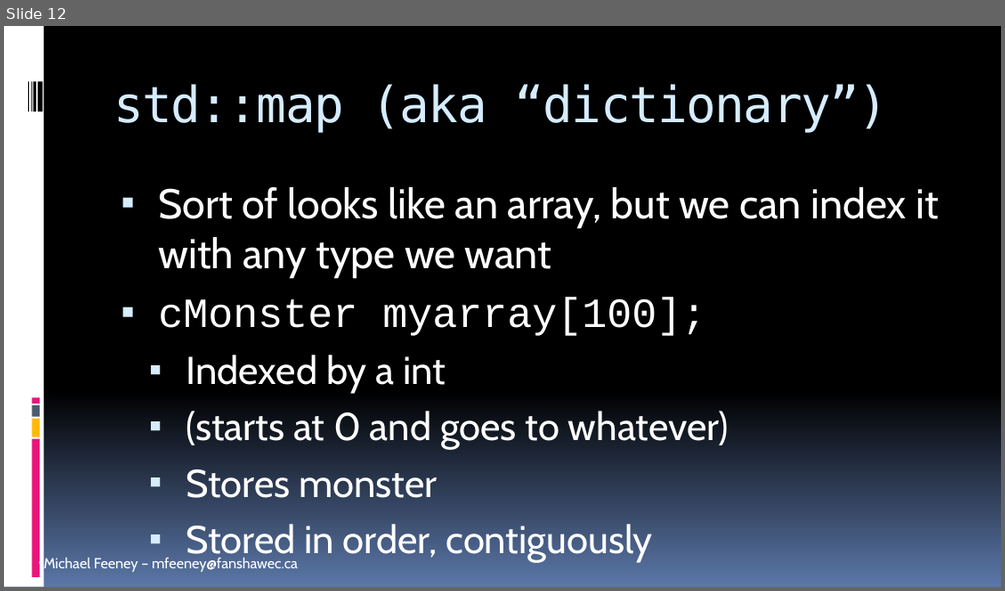
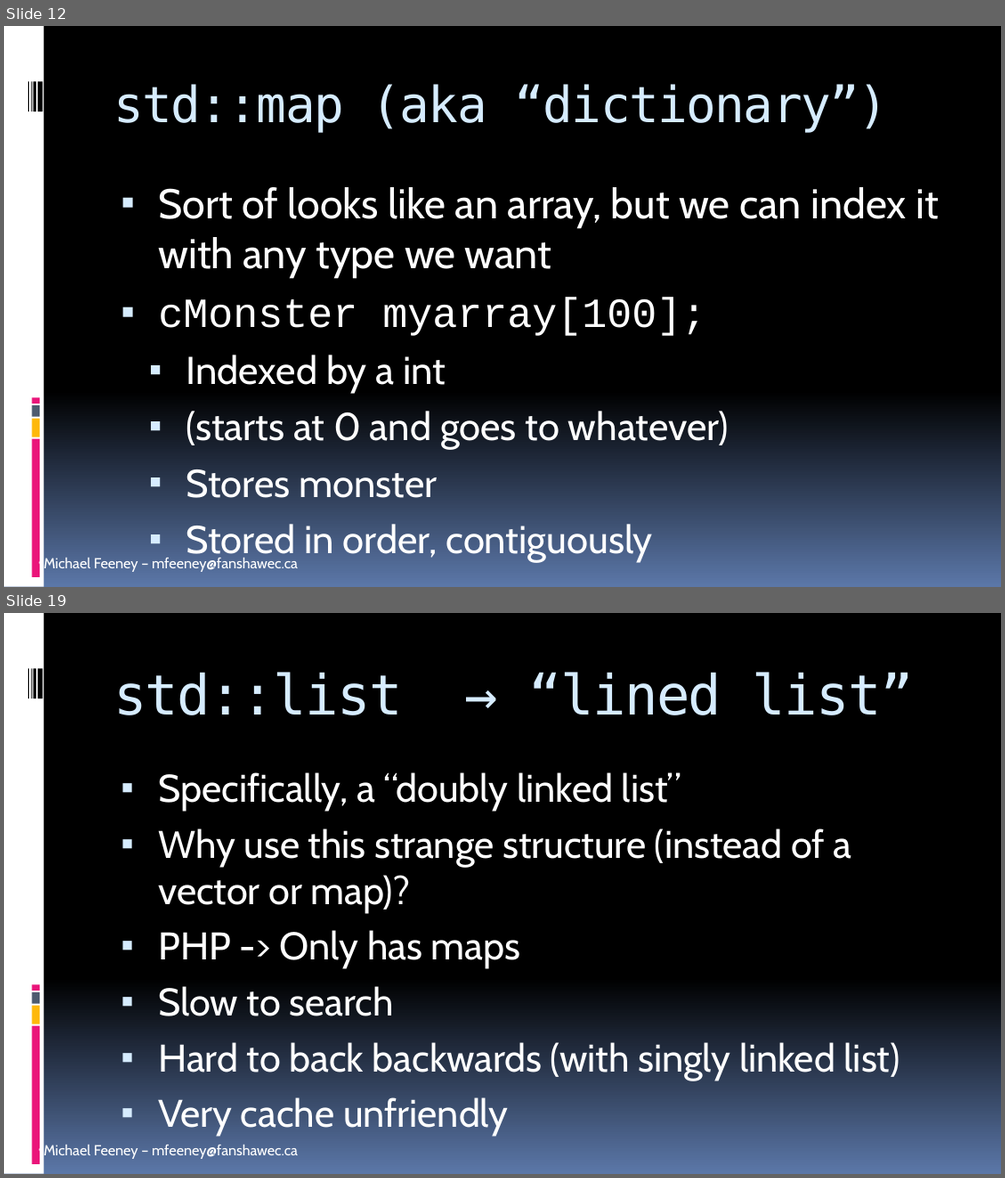
Before and after one commit to FeeneyCodes/GDP202425, a slide deck: 6044_FramPat/D2D/W01/INFO_6044_Engine_F24_W01D02_STL_Containers_1.pptx. Shown one above the other, each under a label of ours: slide 12 before the commit, slides 12 and 19 after it; the slides between them are not shown. The pictures are 1005x591 and 1005x1178 pixels, drawn with LibreOffice and Linux fonts; fonts in the diff are those of the drawing. Boxes give left, top, right and bottom in pixels: in the first picture for what was removed or moved away, otherwise in the second. Text is boxed around its words. In the diff, an @@ line names an element or a change of style, - is before the commit and + after.

```diff
--- a/6044_FramPat/D2D/W01/INFO_6044_Engine_F24_W01D02_STL_Containers_1.pptx
+++ b/6044_FramPat/D2D/W01/INFO_6044_Engine_F24_W01D02_STL_Containers_1.pptx
@@ slide 19 added at (x1=4, y1=613, x2=1001, y2=1174), background gradient #000000 to #5B77A8; not listed: 10 template elements that a slide beside it also shows @@
@@ title added at (x1=113, y1=672, x2=914, y2=715), 40 pt, text #D6ECFF @@
+std::list → “lined list”
@@ text added at (x1=158, y1=772, x2=900, y2=1136), 27.8 pt, text #FFFFFF @@
+▪ Specifically, a “doubly linked list”
+▪ Why use this strange structure (instead of a vector or map)?
+▪ PHP -> Only has maps
+▪ Slow to search
+▪ Hard to back backwards (with singly linked list)
+▪ Very cache unfriendly
```
Also in this commit, not shown: 7 other slides added, 12 other files.
